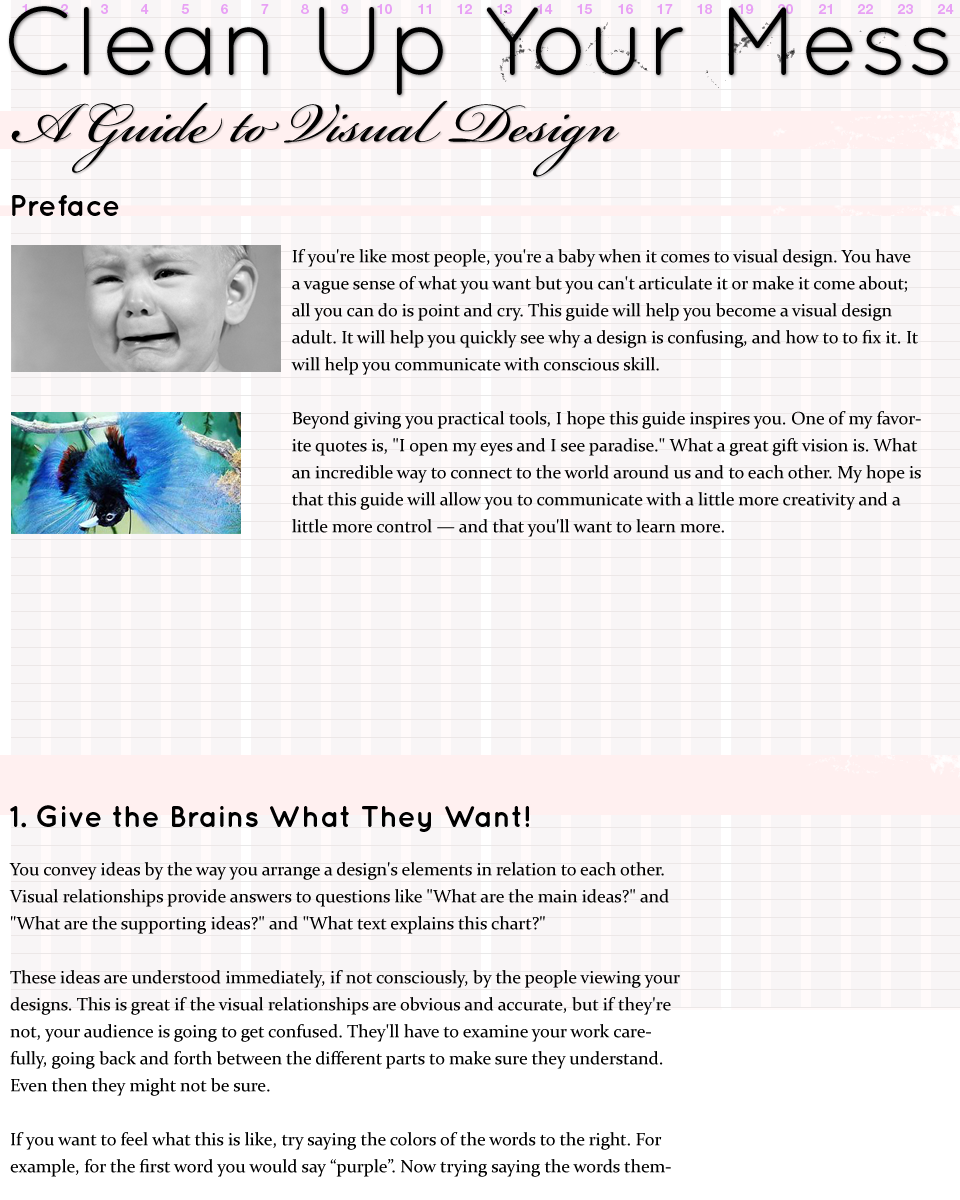
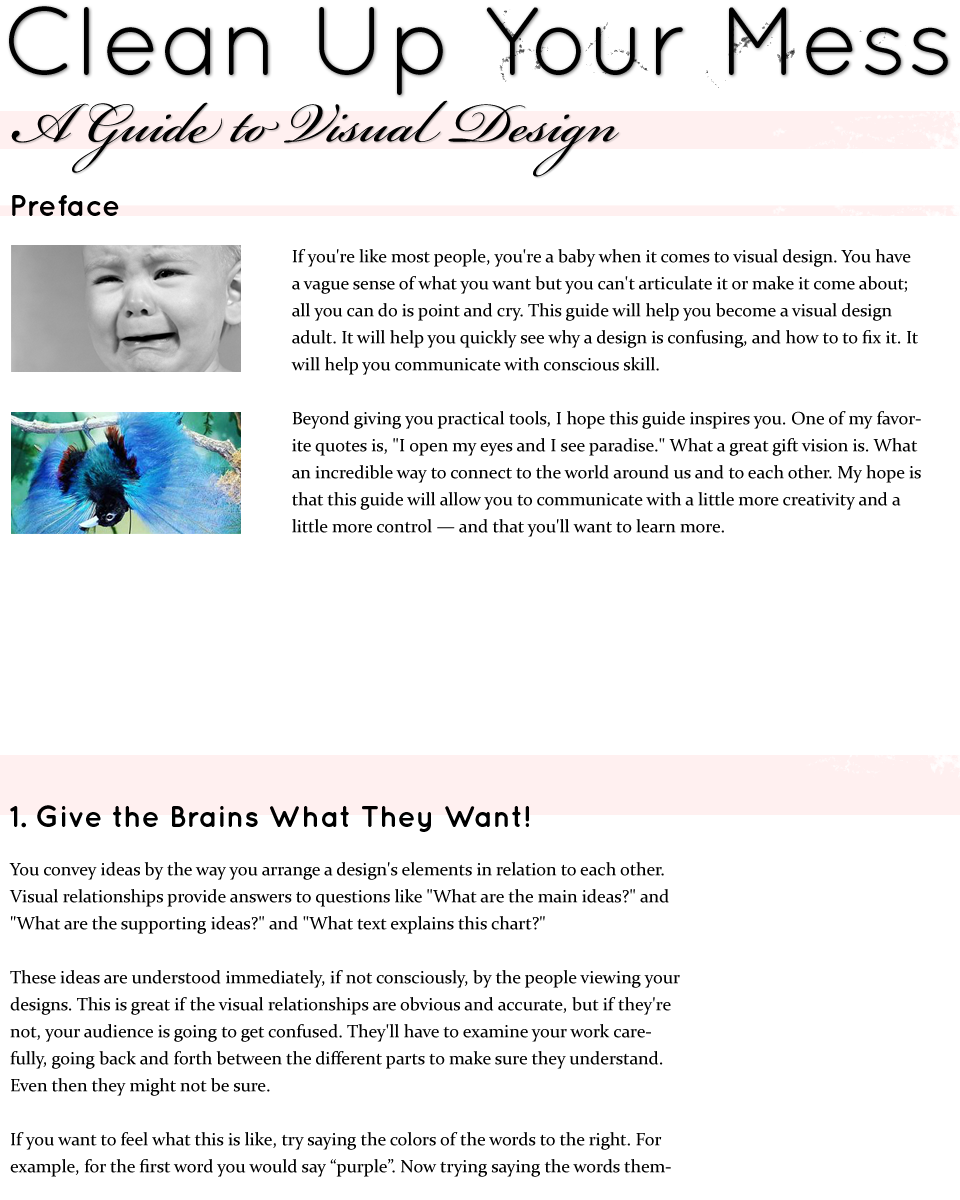
Layer changes from the first 960px x 1200px image to the second:
moved "Clean Up Your Mess" into group "header" over [11, 6, 948, 95]
removed group "second block" (2 layers) over [11, 412, 682, 671]
moved "A Guide to Visual Design" into group "header" over [11, 100, 620, 177]
added group "preface" with 7 layers above "section 1" over [11, 181, 960, 537]
moved "Preface" into group "preface" over [12, 195, 119, 206]
moved "h1 decoration" into group "preface" over [11, 181, 960, 240]
moved "blue-bird-of-paradise" into group "preface" over [11, 534, 241, 535]
removed group "first block" (4 layers) over [11, 239, 921, 537]
moved "crybaby" into group "preface", painted on it over [241, 245, 281, 372]
moved "If you're like most people, you're a baby when it comes to visu" into group "preface" over [291, 249, 921, 537]
added group "section 1" with 5 layers above "Grid" over [11, 720, 960, 1010]
moved "You convey ideas by the way you arrange a design's elements in" into group "section 1" over [11, 862, 680, 1010]
moved "1. Give the Brains What They Want!" into group "section 1" over [11, 815, 529, 832]
renamed "h1 decoration copy" to "h2 decoration", moved it into group "section 1" over [11, 720, 960, 755]
hid group "Grid" (5 layers) over [11, 0, 960, 1010]
